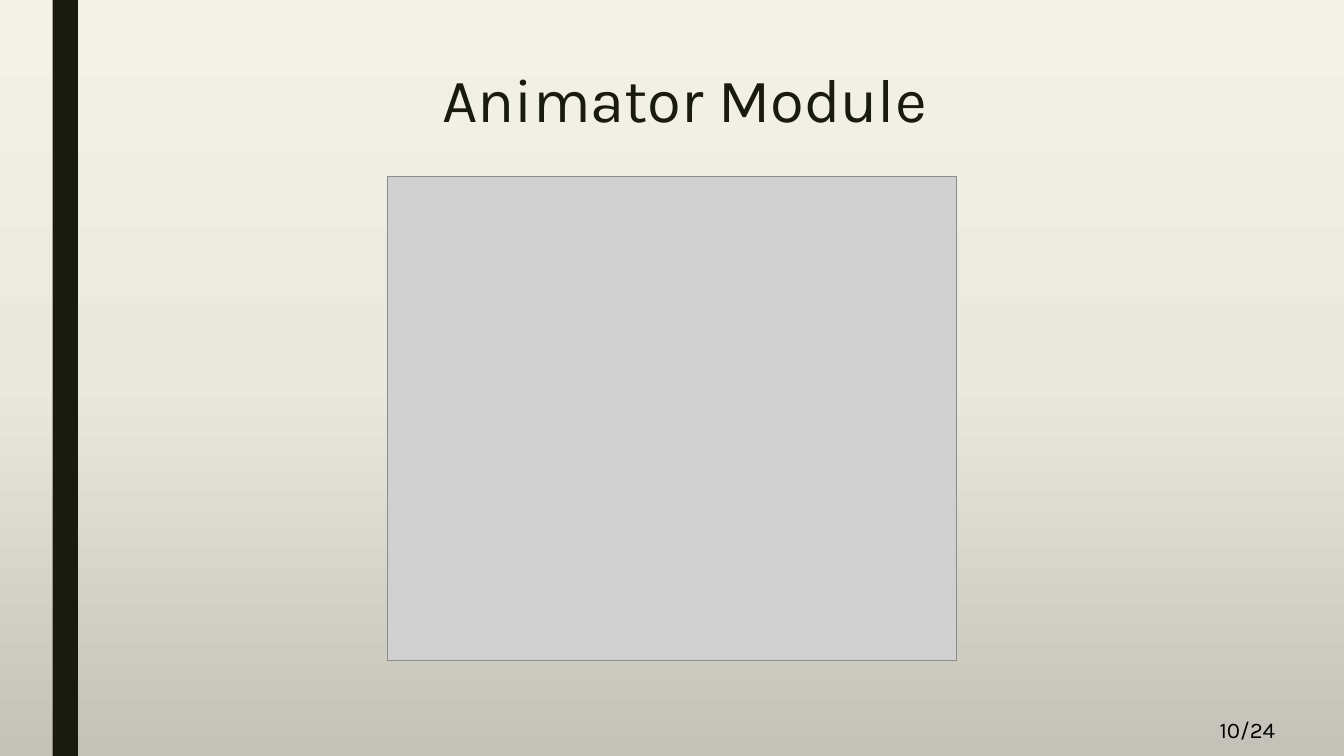
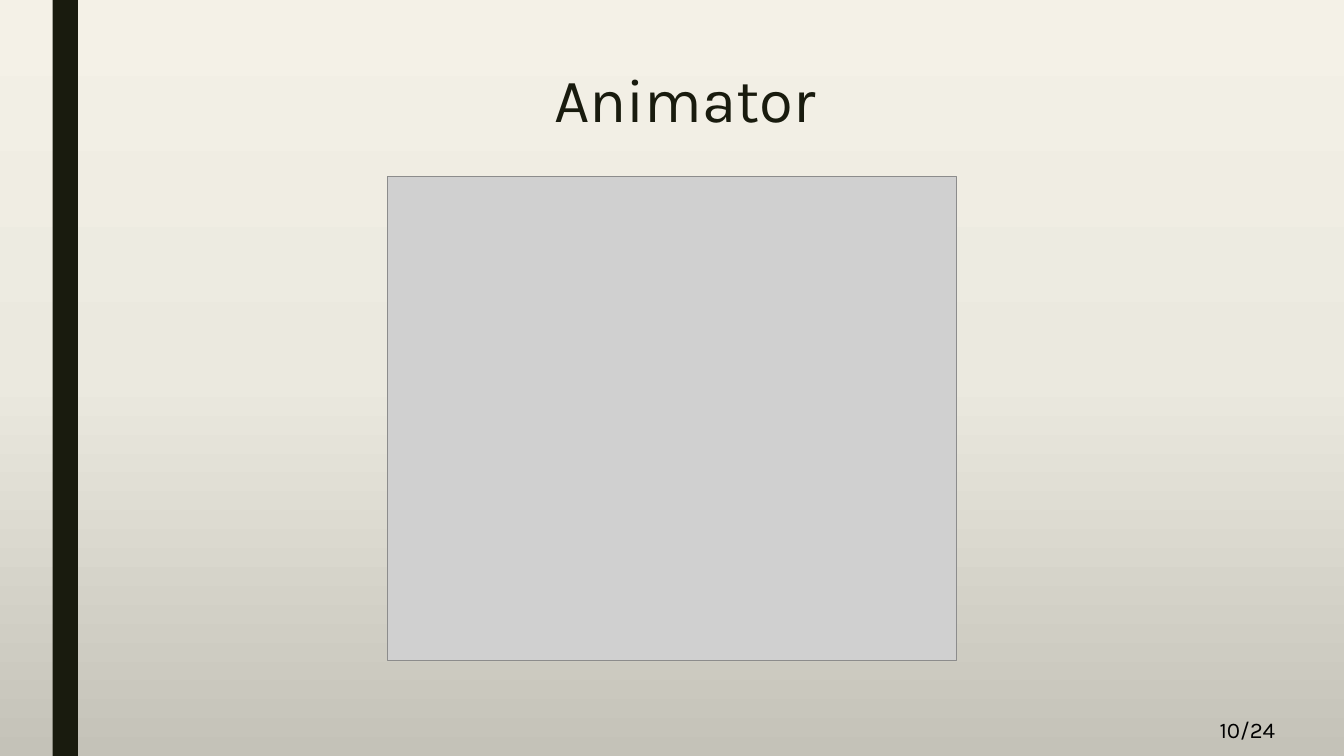
Before and after one commit to A-3li/Capstone, a slide deck: slide 10 of Final[2508].pptx. Drawn at 1344x756 pixels with LibreOffice and Linux fonts; fonts in the diff are those of the drawing; grey boxes stand for pictures. Boxes give left, top, right and bottom in pixels: in the first picture for what was removed or moved away, otherwise in the second. Text is boxed around its words. In the diff, an @@ line names an element or a change of style, - is before the commit and + after.

```diff
--- a/Final[2508].pptx
+++ b/Final[2508].pptx
@@ title at [554,79,815,123]: text changed @@
-Animator Module
+Animator
```
Also in this commit, not shown: 3 other slides changed.
